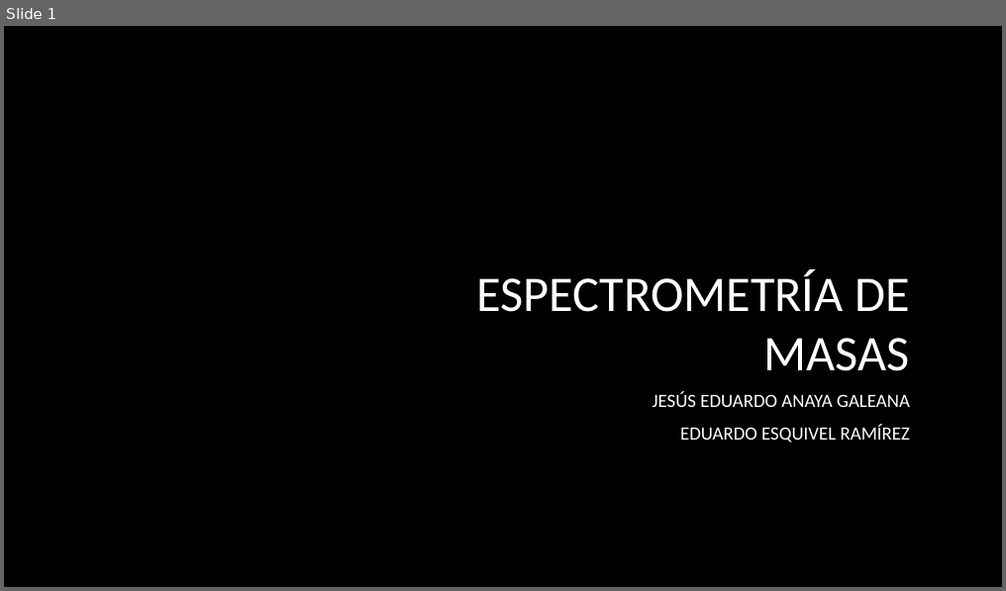
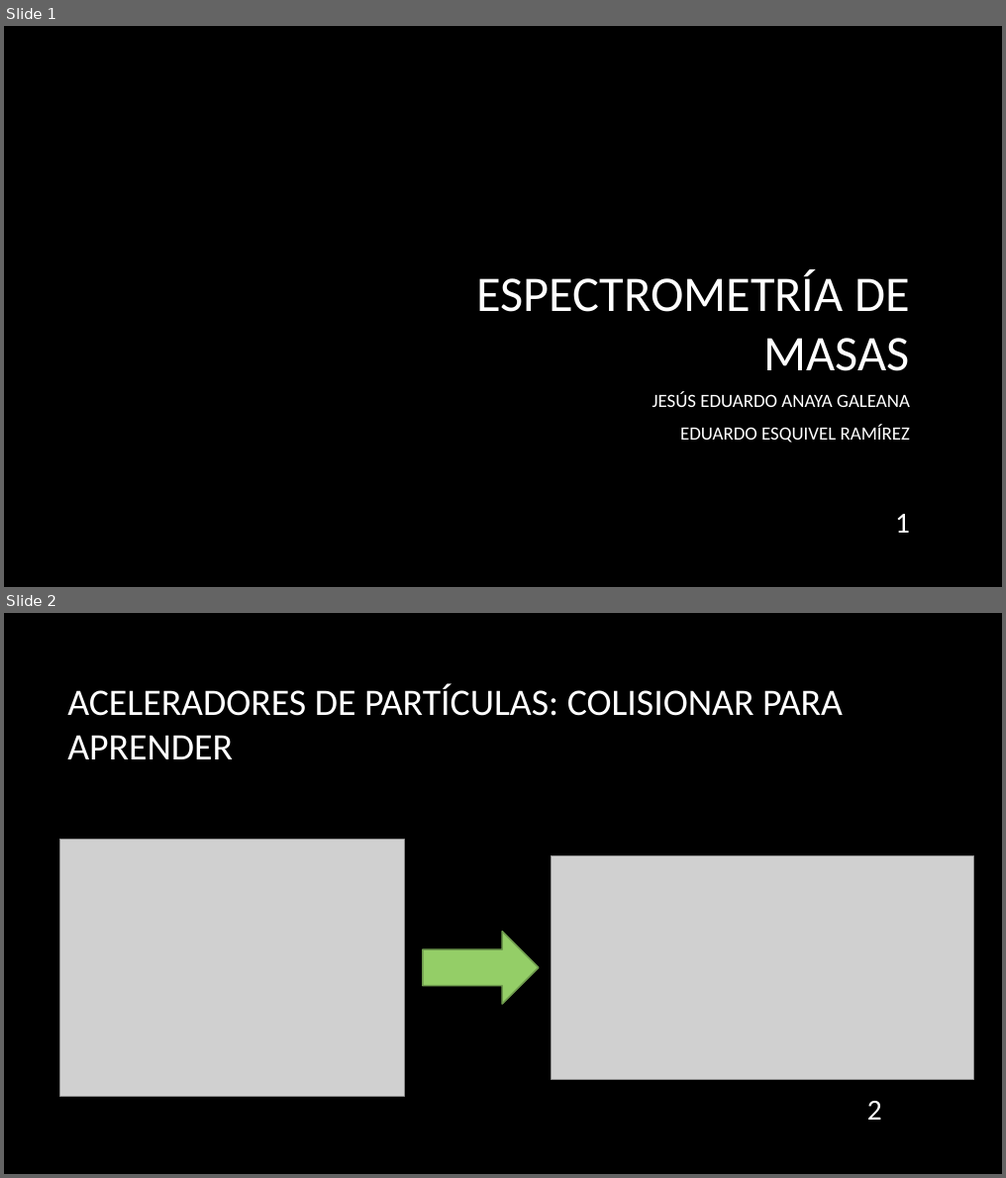
Before and after one commit to EduardoEsquivel/Ciencias, a slide deck: 9no Semestre/Laboratorio de Física Contemporánea 2/Practica 2/Espectrometría de masas.pptx. Shown one above the other, each under a label of ours: slide 1 before the commit, slides 1 and 2 after it. The pictures are 1006x591 and 1006x1178 pixels, drawn with LibreOffice and Linux fonts; fonts in the diff are those of the drawing; grey boxes stand for pictures; background and template pictures are left out. Boxes give left, top, right and bottom in pixels: in the first picture for what was removed or moved away, otherwise in the second. Text is boxed around its words. In the diff, an @@ line names an element or a change of style, - is before the commit and + after.

```diff
--- a/9no Semestre/Laboratorio de Física Contemporánea 2/Practica 2/Espectrometría de masas.pptx
+++ b/9no Semestre/Laboratorio de Física Contemporánea 2/Practica 2/Espectrometría de masas.pptx
@@ slide 2 added at [4,613,1002,1174], background picture (left out) @@
@@ title added at [67,683,843,760], 36 pt, text #FFFFFF @@
+ACELERADORES DE PARTÍCULAS: COLISIONAR PARA APRENDER
@@ picture added at [60,839,404,1096] @@
@@ picture added at [551,857,974,1079] @@
@@ right arrow added at [423,932,539,1004], fill #94CE67, outline #6D984C 1.5 pt @@
@@ page number added at [867,1101,882,1120], 28 pt, text #FFFFFF @@
+2
@@ slide 1 changed as well @@
@@ page number added at [895,514,910,533], 28 pt, text #FFFFFF @@
+1
```
Also in this commit, not shown: 21 other slides added, 1 slide removed, 22 other files.
